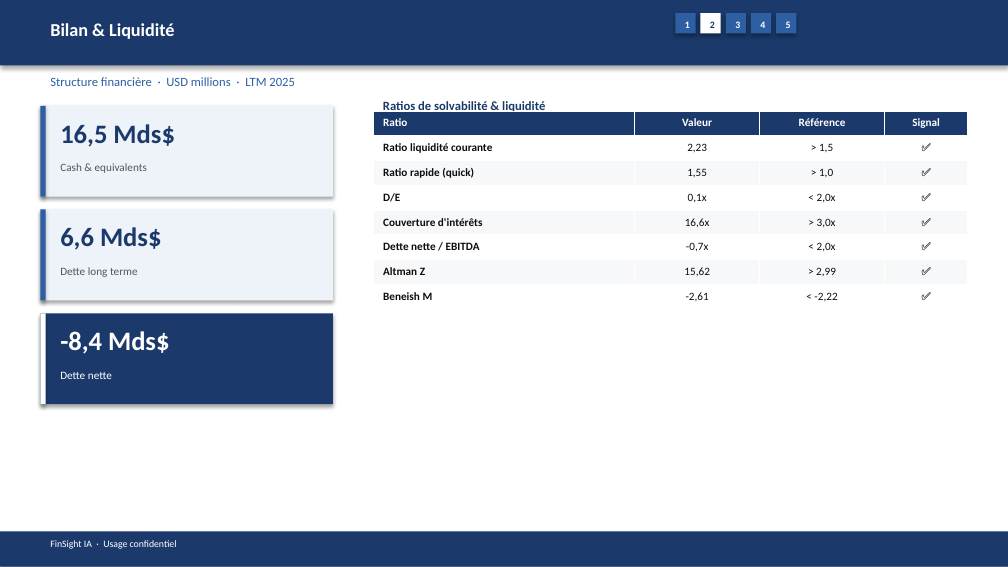
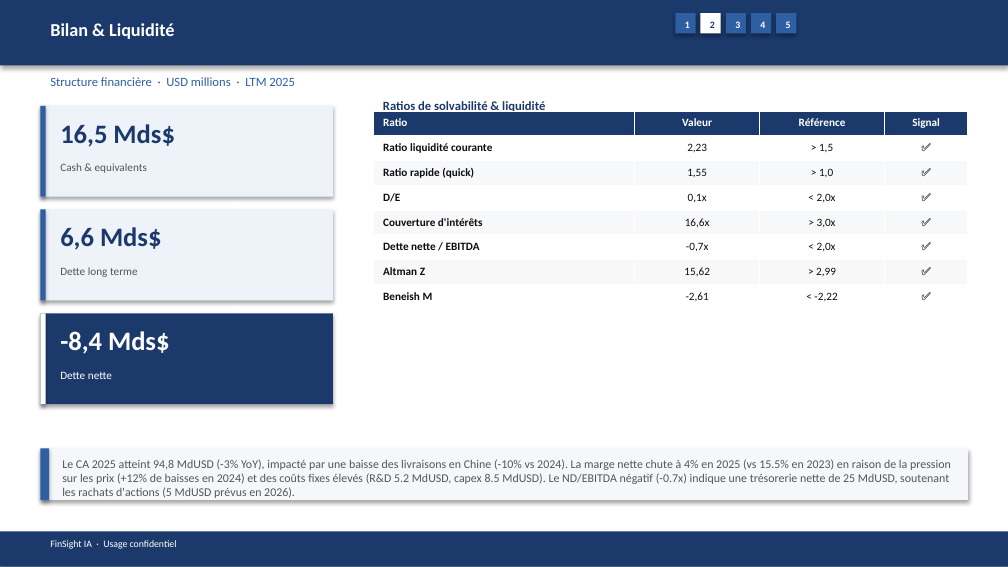
Before and after one commit to baptistejeh07-art/finsight-ia, a slide deck: slide 9 of preview/TSLA/TSLA_pitchbook.pptx. Drawn at 1008x567 pixels with LibreOffice and Linux fonts; fonts in the diff are those of the drawing. Boxes give left, top, right and bottom in pixels: in the first picture for what was removed or moved away, otherwise in the second. Text is boxed around its words. In the diff, an @@ line names an element or a change of style, - is before the commit and + after.

```diff
--- a/preview/TSLA/TSLA_pitchbook.pptx
+++ b/preview/TSLA/TSLA_pitchbook.pptx
@@ rectangle added at (40, 449, 968, 500), fill #F5F7FA @@
@@ rectangle added at (40, 449, 49, 500), fill #2E5FA3 @@
@@ text added at (62, 459, 951, 501), 8.5 pt, text #555555 @@
+Le CA 2025 atteint 94,8 MdUSD (-3% YoY), impacté par une baisse des livraisons en Chine (-10% vs 2024). La marge nette chute à 4% en 2025 (vs 15.5% en 2023) en raison de la pression sur les prix (+12% de baisses en 2024) et des coûts fixes élevés (R&D 5.2 MdUSD, capex 8.5 MdUSD). Le ND/EBITDA négatif (-0.7x) indique une trésorerie nette de 25 MdUSD, soutenant les rachats d'actions (5 MdUSD prévus en 2026).
```
Also in this commit, not shown: 15 other slides changed, 4 other files.
